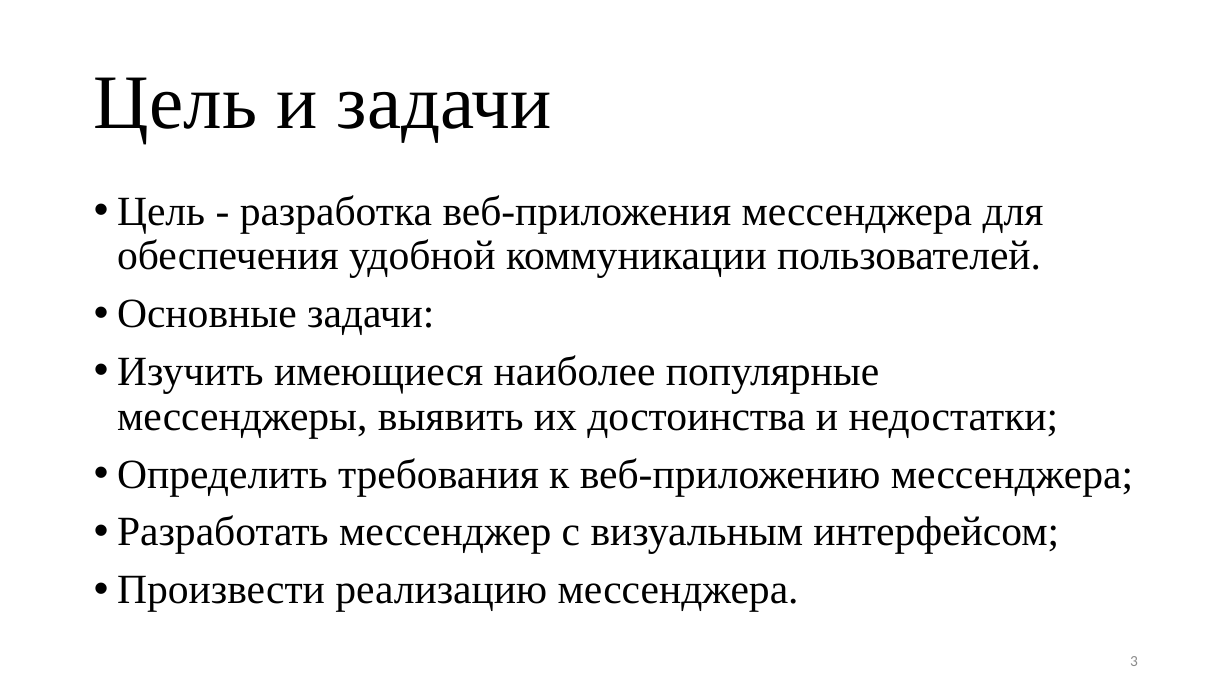
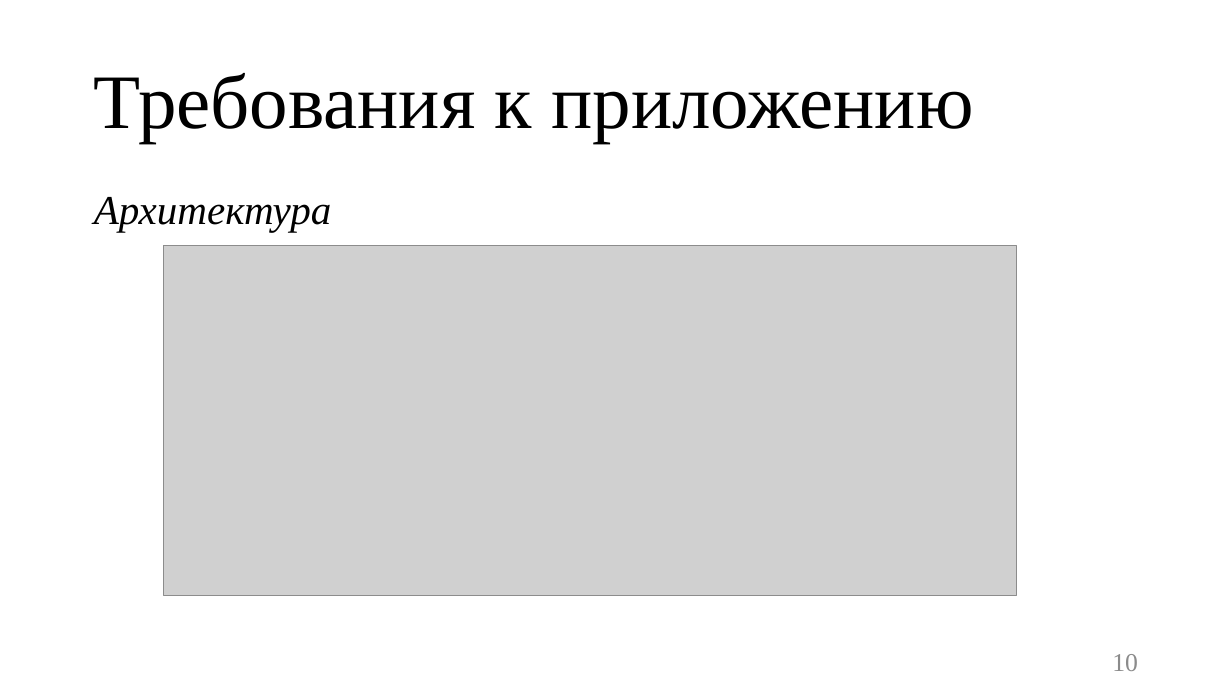
Before and after one commit to TouristTokyo/messenger_project, a slide deck: slide 10 of Documents/Презентация.pptx (slide 3 before the commit). Drawn at 1232x693 pixels with LibreOffice and Linux fonts; fonts in the diff are those of the drawing; grey boxes stand for pictures. Boxes give left, top, right and bottom in pixels: in the first picture for what was removed or moved away, otherwise in the second. Text is boxed around its words. In the diff, an @@ line names an element or a change of style, - is before the commit and + after.

```diff
--- a/Documents/Презентация.pptx
+++ b/Documents/Презентация.pptx
@@ title at bbox=[94, 73, 973, 143]: text changed @@
-Цель и задачи
+Требования к приложению
@@ text at bbox=[94, 197, 332, 232]: text changed; size 32.4 to 32 pt; italic on @@
-• Цель - разработка веб-приложения мессенджера для обеспечения удобной коммуникации пользователей.
-• Основные задачи:
-• Изучить имеющиеся наиболее популярные мессенджеры, выявить их достоинства и недостатки;
-• Определить требования к веб-приложению мессенджера;
-• Разработать мессенджер с визуальным интерфейсом;
-• Произвести реализацию мессенджера.
+Архитектура
@@ picture added at bbox=[164, 246, 1017, 595] @@
@@ page number at bbox=[1112, 654, 1138, 671]: text changed; size 12 to 20 pt; font Calibri to Times New Roman @@
-3
+10
```
Also in this commit, not shown: 9 other slides changed, 12 slides added, 2 slides removed, 1 other file.
